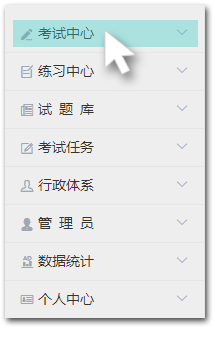
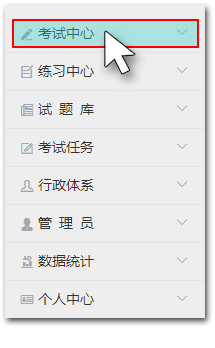
Layer changes from the first w=215, h=348 image to the second:
added layer "图层 6" above "图层 1" over [left=12, top=19, right=199, bottom=48]
